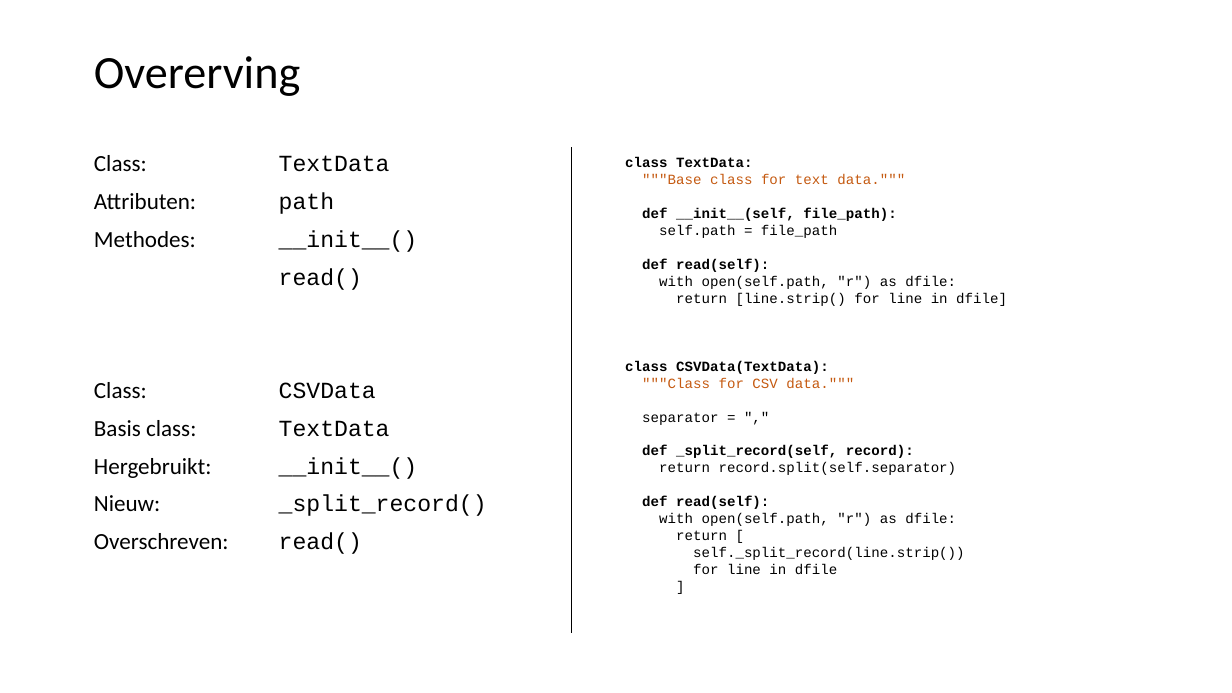
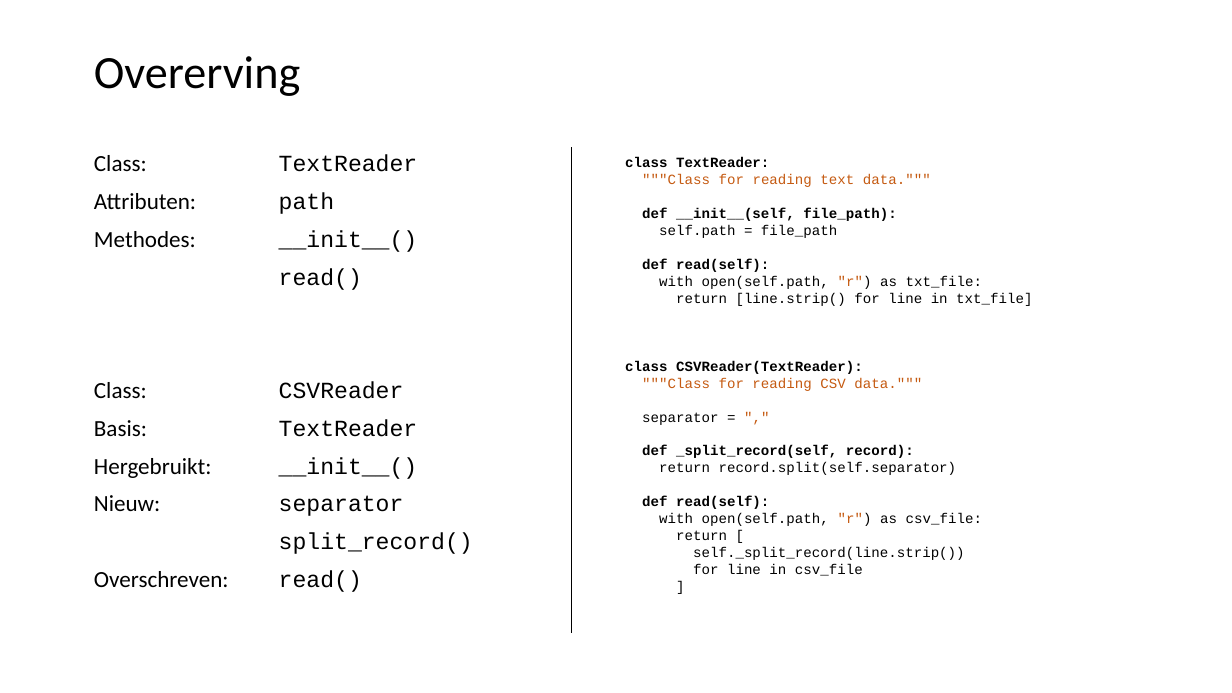
Before and after one commit to LFKoning/knowledge-sharing, a slide deck: slide 63 of python_course/1_basics_classes/python_cursus_1.pptx (slide 57 before the commit). Drawn at 1232x693 pixels with LibreOffice and Linux fonts; fonts in the diff are those of the drawing. Boxes give left, top, right and bottom in pixels: in the first picture for what was removed or moved away, otherwise in the second. Text is boxed around its words. In the diff, an @@ line names an element or a change of style, - is before the commit and + after.

```diff
--- a/python_course/1_basics_classes/python_cursus_1.pptx
+++ b/python_course/1_basics_classes/python_cursus_1.pptx
@@ text at (x1=94, y1=155, x2=418, y2=172): text changed @@
-Class: TextData
+Class: TextReader
@@ text at (x1=625, y1=157, x2=931, y2=187): text changed @@
-class TextData:
-"""Base class for text data."""
+class TextReader:
+"""Class for reading text data."""
@@ text at (x1=625, y1=276, x2=1032, y2=391): text changed @@
-with open(self.path, "r") as dfile:
-return [line.strip() for line in dfile]
-class CSVData(TextData):
-"""Class for CSV data."""
+with open(self.path, "r") as txt_file:
+return [line.strip() for line in txt_file]
+class CSVReader(TextReader):
+"""Class for reading CSV data."""
@@ text at (x1=94, y1=381, x2=418, y2=437): text changed; font Calibri to Courier New @@
-Class: CSVData
-Basis class: TextData
+Class: CSVReader
+Basis: TextReader
@@ text at (x1=94, y1=495, x2=473, y2=554): text changed @@
-Nieuw: _split_record()
+Nieuw: separator
+split_record()
@@ text at (x1=659, y1=513, x2=982, y2=526): text changed @@
-with open(self.path, "r") as dfile:
+with open(self.path, "r") as csv_file:
@@ text at (x1=693, y1=564, x2=863, y2=576): text changed @@
-for line in dfile
+for line in csv_file
```
Also in this commit, not shown: 41 other slides changed, 6 slides added.
